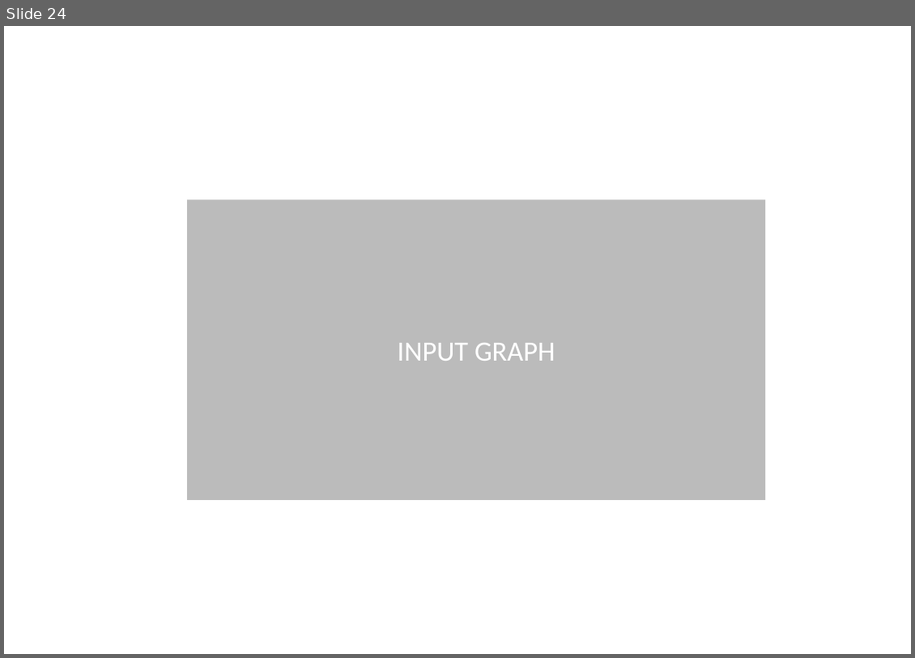
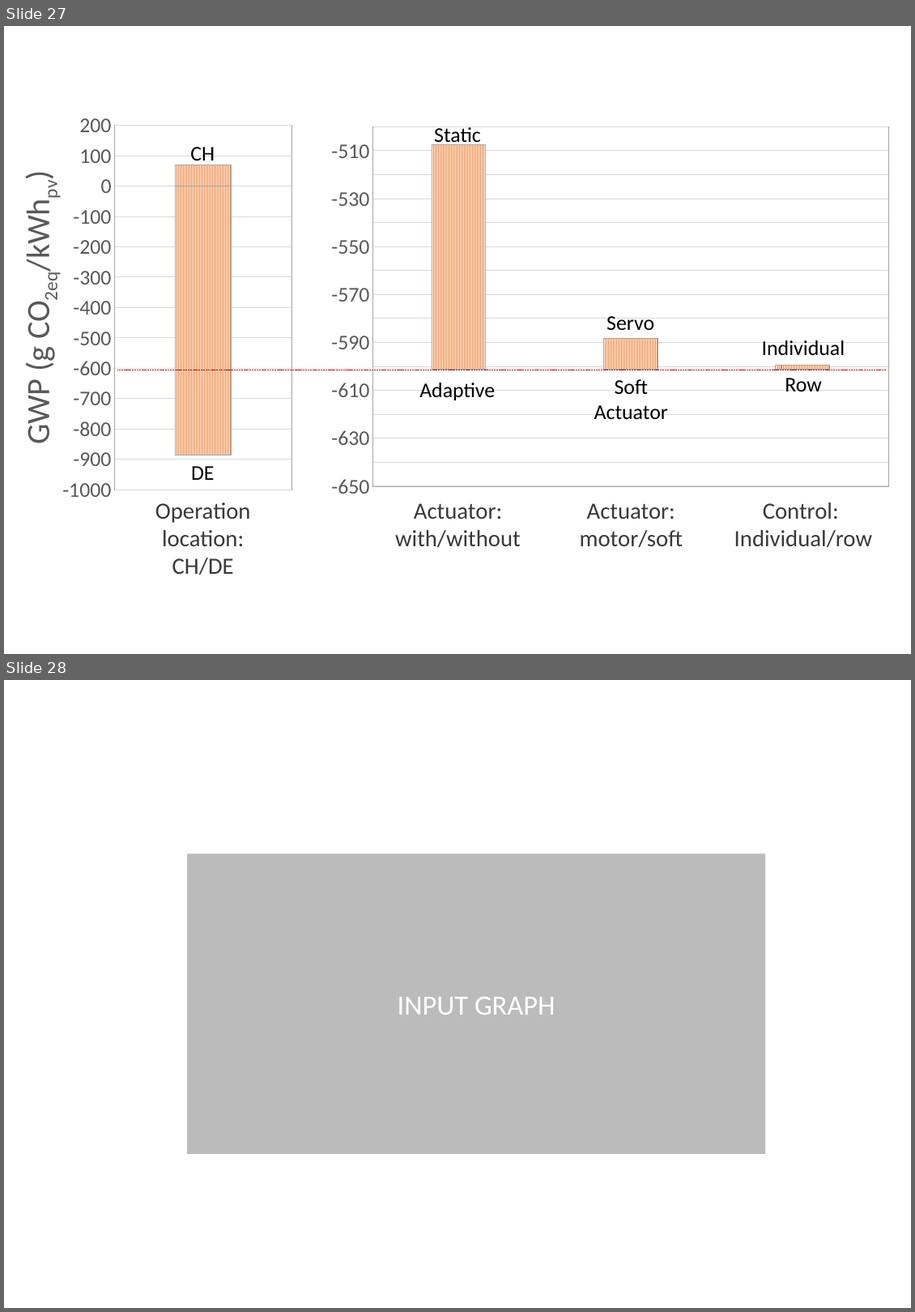
Before and after one commit to architecture-building-systems/LCA_Paper, a slide deck: elsarticle/Images/Thesis charts.pptx. Shown one above the other, each under a label of ours: slide 24 before the commit, slides 27 and 28 after it. The pictures are 915x658 and 915x1312 pixels, drawn with LibreOffice and Linux fonts; fonts in the diff are those of the drawing. Boxes give left, top, right and bottom in pixels: in the first picture for what was removed or moved away, otherwise in the second. Text is boxed around its words. In the diff, an @@ line names an element or a change of style, - is before the commit and + after.

```diff
--- a/elsarticle/Images/Thesis charts.pptx
+++ b/elsarticle/Images/Thesis charts.pptx
@@ slide 27 added at [4, 26, 911, 654], background #FFFFFF @@
@@ column stacked chart added at [15, 109, 312, 505] @@
+categories: 1
+Series 1: -890
+Series 2: 70
@@ column stacked chart added at [303, 110, 906, 506] @@
+categories: 1, 2, 3
+Series 1: -508, -588, -600
+Series 2: -94, -13, -2
@@ text added at [190, 147, 215, 166], 18 pt, text #000000 @@
+CH
@@ text added at [434, 127, 481, 148], 18 pt, text #000000 @@
+Static
@@ text added at [607, 316, 654, 330], 18 pt, text #000000 @@
+Servo
@@ text added at [762, 340, 845, 355], 18 pt, text #000000 @@
+Individual
@@ line added from (118, 370) to (886, 370), #C00000 0.25 pt dashed @@
@@ text added at [420, 382, 495, 400], 18 pt, text #000000 @@
+Adaptive
@@ text added at [594, 379, 668, 420], 18 pt, text #000000 @@
+Soft
+Actuator
@@ text added at [785, 378, 821, 391], 18 pt, text #000000 @@
+Row
@@ text added at [191, 466, 214, 480], 18 pt, text #000000 @@
+DE
@@ text added at [155, 502, 251, 574], 20 pt, text #3B3838 @@
+Operation location: CH/DE
@@ text added at [395, 503, 521, 547], 20 pt, text #3B3838 @@
+Actuator: with/without
@@ text added at [580, 503, 683, 547], 20 pt, text #3B3838 @@
+Actuator: motor/soft
@@ text added at [735, 502, 872, 547], 20 pt, text #3B3838 @@
+Control:
+Individual/row
@@ what was slide 24 is now slide 28 @@
```
Also in this commit, not shown: 13 slides changed, 3 other slides added, 7 other files.
